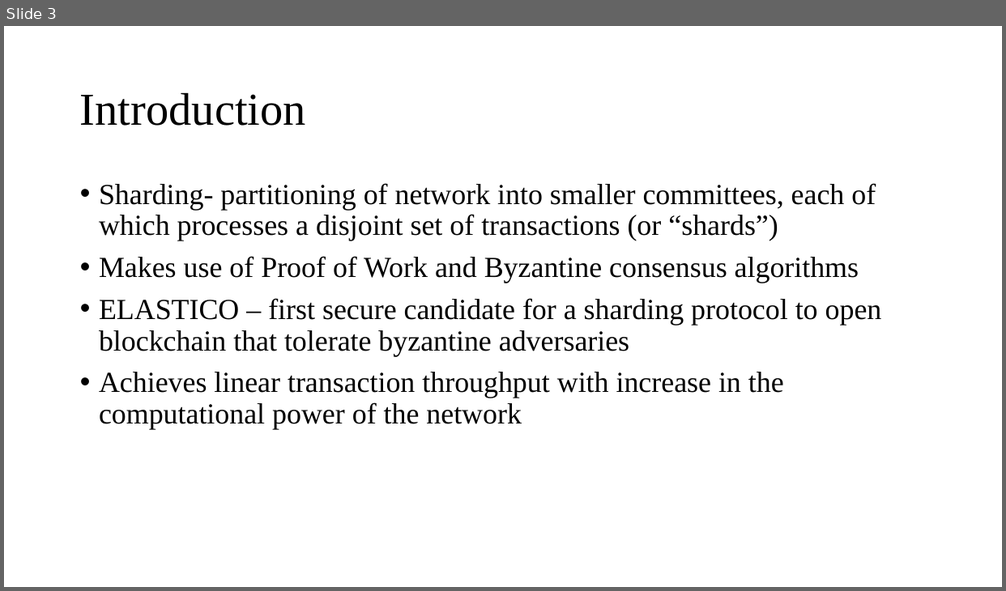
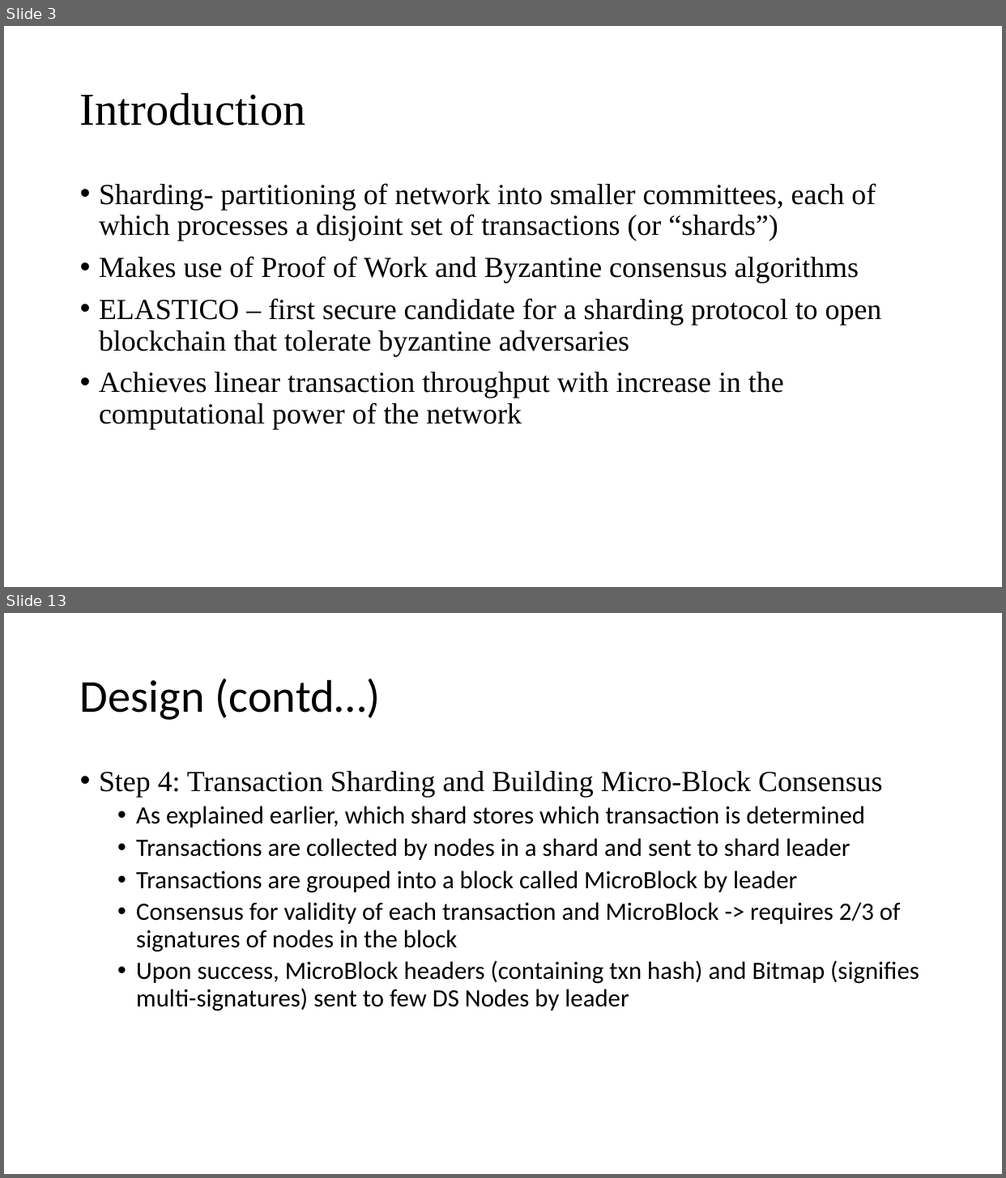
Before and after one commit to Tsajan/2018FallSemPOSTECH, a slide deck: CSED601 Dependable Computing/Sharding.pptx. Shown one above the other, each under a label of ours: slide 3 before the commit, slides 3 and 13 after it; the slides between them are not shown. The pictures are 1006x591 and 1006x1178 pixels, drawn with LibreOffice and Linux fonts; fonts in the diff are those of the drawing. Boxes give left, top, right and bottom in pixels: in the first picture for what was removed or moved away, otherwise in the second. Text is boxed around its words. In the diff, an @@ line names an element or a change of style, - is before the commit and + after.

```diff
--- a/CSED601 Dependable Computing/Sharding.pptx
+++ b/CSED601 Dependable Computing/Sharding.pptx
@@ slide 13 added at bbox=[4, 613, 1002, 1174], background #FFFFFF @@
@@ title added at bbox=[80, 679, 381, 720], 44 pt, text #000000 @@
+Design (contd…)
@@ text added at bbox=[99, 771, 919, 1012], 24 pt, text #000000 @@
+• Step 4: Transaction Sharding and Building Micro-Block Consensus
+  • As explained earlier, which shard stores which transaction is determined
+  • Transactions are collected by nodes in a shard and sent to shard leader
+  • Transactions are grouped into a block called MicroBlock by leader
+  • Consensus for validity of each transaction and MicroBlock -> requires 2/3 of signatures of nodes in the block
+  • Upon success, MicroBlock headers (containing txn hash) and Bitmap (signifies multi-signatures) sent to few DS Nodes by leader
```
Also in this commit, not shown: 5 slides changed, 8 other slides added, 1 slide removed, 4 other files.
